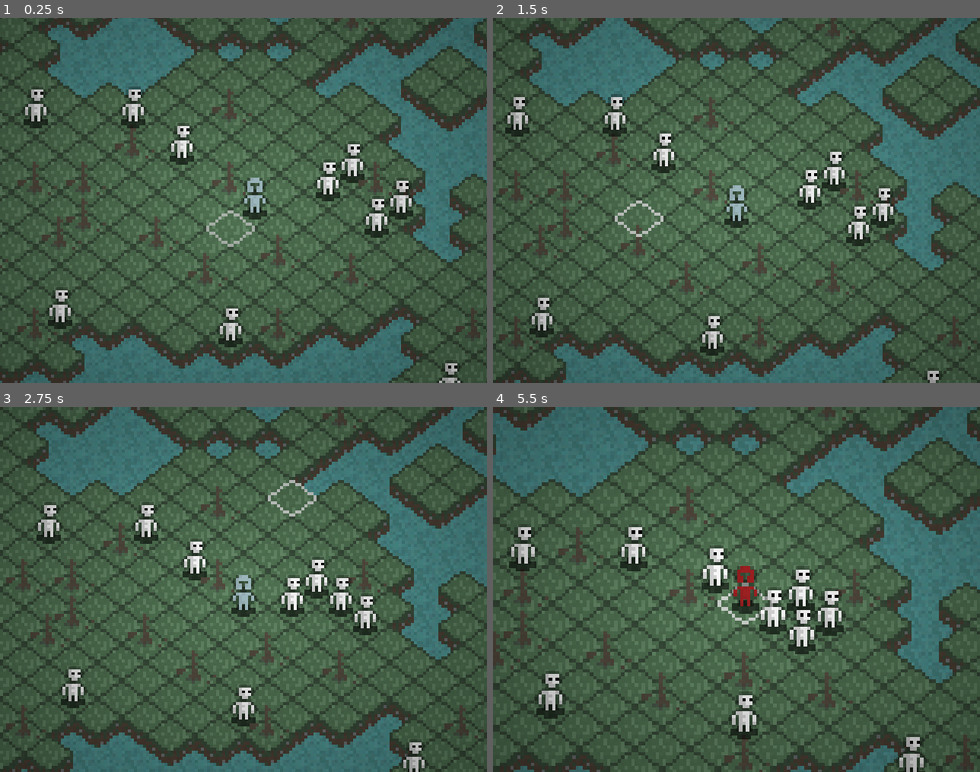
Above: before the commit, frames 1-4 (two rows, left to right).
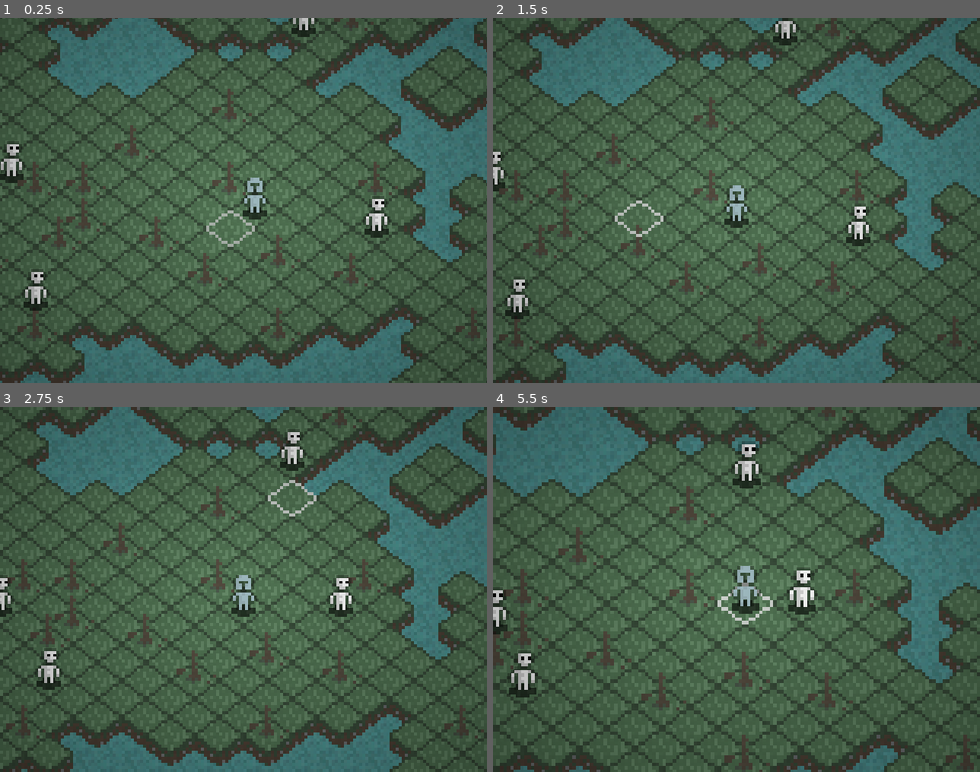
Above: after the commit, the same moments.

Repository: dranik544/shattered-hoplite
Game: Godot game, scene res://scenes/main.tscn
The game is run twice, just before and just after one commit, with the same random seed, the same clock (stepped at 60 frames per second) and the same inputs.
Inputs (mouse positions are in pixels of both pictures, inside the frame that each line leads up to):
- Up to frame 1 (0.25 s): no input
- Up to frame 2 (1.5 s): move the mouse to (843, 182) at 0.52 s; click (843, 182) at 0.6 s; move the mouse to (639, 218) at 1.27 s; click (639, 218) at 1.35 s
- Up to frame 3 (2.75 s): move the mouse to (292, 509) at 2.02 s; tap Space (WAIT) at 2.1 s; click (292, 509) at 2.3 s
- Up to frame 4 (5.5 s): move the mouse to (712, 662) at 2.77 s; tap - (ZOOM_DOWN) at 2.85 s; click (712, 662) at 3.05 s; move the mouse to (882, 644) at 3.52 s; hold = (ZOOM_UP) 3.53-4.28 s; click (882, 644) at 3.8 s; move the mouse to (590, 534) at 4.27 s; click (590, 534) at 4.35 s; move the mouse to (760, 589) at 5.02 s; click (760, 589) at 5.1 s

The runs differ from the first frame. In frame 1, 4.6% of the frame differs, in the area x 0-95%, y 0-100%; in frame 2, 4.4%; in frame 3, 4.8%; in frame 4, 6.6%, in the area x 0-90%, y 9-100%.

Commit message:
Directions for enemy attack

Diff:
--- a/project.godot
+++ b/project.godot
@@ -86,6 +86,11 @@
  ]
 }
 
+[input_devices]
+
+pointing/android/enable_long_press_as_right_click=true
+pointing/android/enable_pan_and_scale_gestures=true
+
 [physics]
 
 common/enable_pause_aware_picking=true
--- a/scenes/heroes/hoplite/hoplite_pl.tscn
+++ b/scenes/heroes/base_hero_pl.tscn
@@ -2,7 +2,7 @@
 
 [ext_resource path="res://sprites/heroes/hoplite/hoplite_pl2.png" type="Texture" id=1]
 [ext_resource path="res://sprites/shadow1.png" type="Texture" id=2]
-[ext_resource path="res://scripts/heroes/hoplite/hoplite_pl.gd" type="Script" id=3]
+[ext_resource path="res://scripts/heroes/base_hero_pl.gd" type="Script" id=3]
 
 [sub_resource type="Gradient" id=1]
 colors = PoolColorArray( 0, 0, 0, 0, 0, 0, 0, 1 )
@@ -21,7 +21,7 @@
 	if Input.is_action_just_pressed(\"V\"): visible = not visible
 "
 
-[node name="hoplite_pl" type="Node2D"]
+[node name="base_hero_pl" type="Node2D"]
 z_as_relative = false
 script = ExtResource( 3 )
 
--- a/scenes/main.tscn
+++ b/scenes/main.tscn
@@ -1,12 +1,17 @@
-[gd_scene load_steps=8 format=2]
+[gd_scene load_steps=10 format=2]
 
 [ext_resource path="res://tilesets/tileset1.tres" type="TileSet" id=1]
 [ext_resource path="res://scripts/main.gd" type="Script" id=2]
-[ext_resource path="res://scenes/heroes/hoplite/hoplite_pl.tscn" type="PackedScene" id=3]
+[ext_resource path="res://scenes/heroes/base_hero_pl.tscn" type="PackedScene" id=3]
 [ext_resource path="res://sprites/hover2.png" type="Texture" id=4]
 [ext_resource path="res://scripts/camera.gd" type="Script" id=5]
 [ext_resource path="res://scenes/enemies/base_enemy.tscn" type="PackedScene" id=6]
 [ext_resource path="res://scripts/tilemap.gd" type="Script" id=7]
+[ext_resource path="res://sprites/rain1.png" type="Texture" id=8]
+
+[sub_resource type="Gradient" id=1]
+offsets = PoolRealArray( 0, 0.35, 0.65, 1 )
+colors = PoolColorArray( 1, 1, 1, 0, 1, 1, 1, 1, 1, 1, 1, 1, 1, 1, 1, 0 )
 
 [node name="main" type="Node2D"]
 z_as_relative = false
@@ -73,30 +78,31 @@
 position = Vector2( 48, 7 )
 
 [node name="base_enemy2" parent="ysort" instance=ExtResource( 6 )]
-position = Vector2( 32, -9 )
+position = Vector2( -64, 29 )
 
 [node name="base_enemy3" parent="ysort" instance=ExtResource( 6 )]
-position = Vector2( 0, 42 )
+position = Vector2( 23, -61 )
 
 [node name="base_enemy4" parent="ysort" instance=ExtResource( 6 )]
-position = Vector2( -15, -17 )
+position = Vector2( -73, -12 )
 
-[node name="base_enemy5" parent="ysort" instance=ExtResource( 6 )]
-position = Vector2( -31, -33 )
-
-[node name="base_enemy6" parent="ysort" instance=ExtResource( 6 )]
-position = Vector2( -64, -30 )
-
-[node name="base_enemy7" parent="ysort" instance=ExtResource( 6 )]
-position = Vector2( -56, 36 )
-
-[node name="base_enemy8" parent="ysort" instance=ExtResource( 6 )]
-position = Vector2( 71, 61 )
-
-[node name="base_enemy9" parent="ysort" instance=ExtResource( 6 )]
-position = Vector2( 56, 2 )
-
-[node name="base_enemy10" parent="ysort" instance=ExtResource( 6 )]
-position = Vector2( 40, -14 )
+[node name="rain" type="CPUParticles2D" parent="."]
+visible = false
+modulate = Color( 1, 1, 1, 0.784314 )
+position = Vector2( -48, -291 )
+z_index = 1
+emitting = false
+amount = 16
+lifetime = 5.0
+preprocess = 2.0
+texture = ExtResource( 8 )
+emission_shape = 2
+emission_rect_extents = Vector2( 256, 1 )
+gravity = Vector2( 18, 72 )
+angle = 9.0
+scale_amount = 1.2
+color_ramp = SubResource( 1 )
 
 [node name="CanvasModulate" type="CanvasModulate" parent="."]
+visible = false
+color = Color( 0.203922, 0.364706, 0.639216, 1 )
--- a/scripts/enemies/base_enemy.gd
+++ b/scripts/enemies/base_enemy.gd
@@ -14,6 +14,12 @@
 	Vector2(1, 0), Vector2(-1, 0), Vector2(0, 1), Vector2(0, -1),
 	Vector2(1, 1), Vector2(-1, -1), Vector2(1, -1), Vector2(-1, 1)
 ]
+export(Array) var attackDirections = [
+	Vector2(1, 0), Vector2(-1, 0), Vector2(0, 1), Vector2(0, -1),
+	Vector2(-1, -1), Vector2(1, 1), Vector2(-1, 1), Vector2(1, -1),
+#	Vector2(2, 0), Vector2(-2, 0), Vector2(0, 2), Vector2(0, -2),
+]
+export(int) var visibleDistance = 10
 
 onready var tween: Tween = $Tween
 onready var sprite = $sprite
@@ -30,6 +36,7 @@
 func _init():
 	add_to_group("enemy")
 
+
 func _ready():
 	Global.connect("enemyTurn", self, "move_enemy_to_player")
 
@@ -45,6 +52,7 @@
 	start_default_animation()
 
 
+
 func start_default_animation():
 	default_animation_tween.repeat = true
 	default_animation_tween.interpolate_property(sprite, "scale", Vector2(0.95, 1.00), Vector2(1.00, 0.95), 0.3, Tween.TRANS_SINE, Tween.EASE_IN_OUT)
@@ -56,23 +64,23 @@
 
 	var distance: int = check_distance(currentCellPOS, player.currentCellPOS)
 
-	if distance <= attackDistance:
+	if check_attack_directions(player.currentCellPOS):
 		attack(attackDamage)
 		end_turn()
 		return
 
 	if distance > attackDistance:
 #		var testMoveCell: Vector2 = currentCellPOS - Vector2(1, 0)   # чисто для теста, в одну сторону
-		var testMoveCell: Vector2 = find_best_step(player.currentCellPOS)   # чисто для теста, в одну сторону
+		var moveCell: Vector2 = find_best_step(player.currentCellPOS)
 
-		if check_valid_to_move_cell(testMoveCell):
-			move_enemy_with_animation(tilemapLayer1.map_to_world(testMoveCell))
+		if check_valid_to_move_cell(moveCell):
+			move_enemy_with_animation(tilemapLayer1.map_to_world(moveCell))
 		end_turn()
 		return
 
-func find_best_step(target_cell: Vector2, currentcell: Vector2 = currentCellPOS) -> Vector2:
+func find_best_step(target_cell: Vector2, currentcell: Vector2 = currentCellPOS):
 	var best_dir = currentcell
-	var min_dist = 999
+	var min_dist = visibleDistance
 
 	for i in moveDirections:
 		var check_cell = currentcell + i
@@ -84,6 +92,16 @@
 				best_dir = check_cell
 
 	return best_dir
+
+func check_attack_directions(target_cell: Vector2, currentcell: Vector2 = currentCellPOS):
+	for i in attackDirections:
+		var check_cell = currentcell + i
+
+		if check_valid_to_move_cell(check_cell, true):
+			if check_cell == target_cell:
+				return true
+
+	return false
 
 func end_turn():
 	Global.turn = true
@@ -116,17 +134,19 @@
 	var distance: int = int(max(abs(currentpos.x - cellpos.x), abs(currentpos.y - cellpos.y)))
 	return distance
 
-func check_valid_to_move_cell(cellpos: Vector2):
+func check_valid_to_move_cell(cellpos: Vector2, disablePlayerCheck: bool = false):
 	var enemies: Array = get_tree().get_nodes_in_group("enemy")
 	for i in enemies:
 		if cellpos == i.currentCellPOS:
 			return false
 			break
 
+	if !disablePlayerCheck && cellpos == player.currentCellPOS:
+		return false
+
 	if (
 		tilemapLayer2.get_cell(cellpos.x, cellpos.y) == -1 &&
-		tilemapLayer1.get_cell(cellpos.x, cellpos.y) != -1 &&
-		cellpos != player.currentCellPOS
+		tilemapLayer1.get_cell(cellpos.x, cellpos.y) != -1
 	):
 		return true
 	else:
--- a/scripts/heroes/hoplite/hoplite_pl.gd
+++ b/scripts/heroes/base_hero_pl.gd
@@ -3,17 +3,10 @@
 
 var currentCellPOS: Vector2 = Vector2.ZERO
 
-
-
-# cheats
-var CHEATfreezeEnemies: bool = false
-
-
-
 export(NodePath) var tilemapPath
 export(NodePath) var hoverPath
 
-export(int) var health = 5
+export(int) var health = 6
 export(int) var attackDamage = 1
 
 onready var tween: Tween = $Tween
@@ -51,11 +44,6 @@
 
 func _input(event):
 	if event is InputEvent:
-		# cheats
-		if Input.is_action_just_pressed("CHEAT_FREEZE_ENEMIES"):
-			CHEATfreezeEnemies = not CHEATfreezeEnemies
-			print("===" + ("+ВКЛЮЧЕН" if CHEATfreezeEnemies else "-ВЫКЛЮЧЕН") + " ЧИТ НА ЗАМОРОЗКУ ВРАГОВ! ===")
-
 		if Input.is_action_just_pressed("WAIT"):
 			end_turn(false)
 
@@ -112,7 +100,7 @@
 	if health <= 0: kill()
 
 func kill():
-	tween.interpolate_property(sprite, "modulate:g", 1.0, 0.0, 0.5)
+	tween.interpolate_property(sprite, "modulate", sprite.modulate, Color(1.0, 0.0, 0.0), 1.0)
 	tween.start()
 
 	return   # позже сделаю смерть
Binary file added: sprites/rain1.png
Not shown, added: sprites/rain1.png.import
